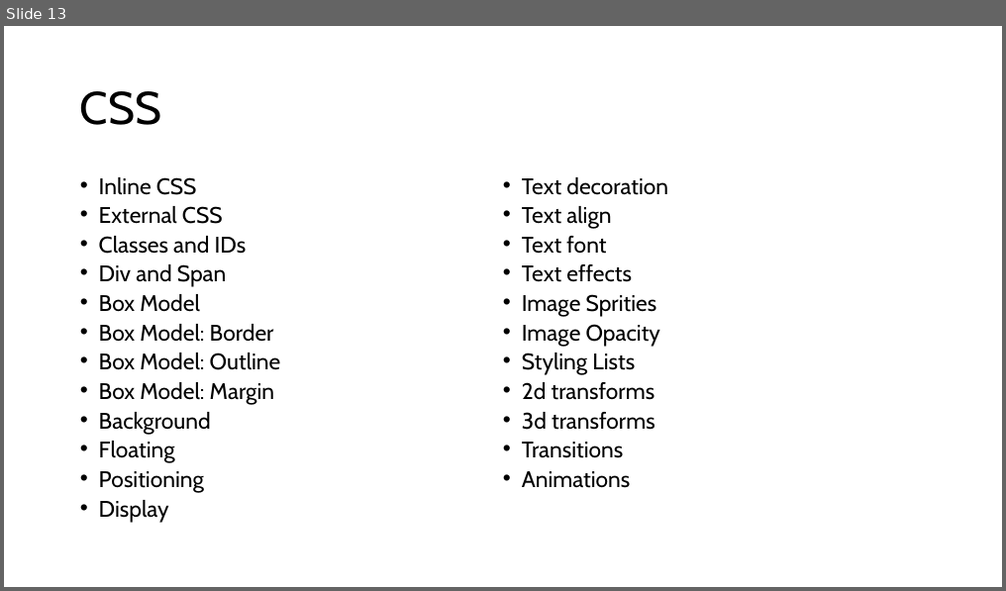
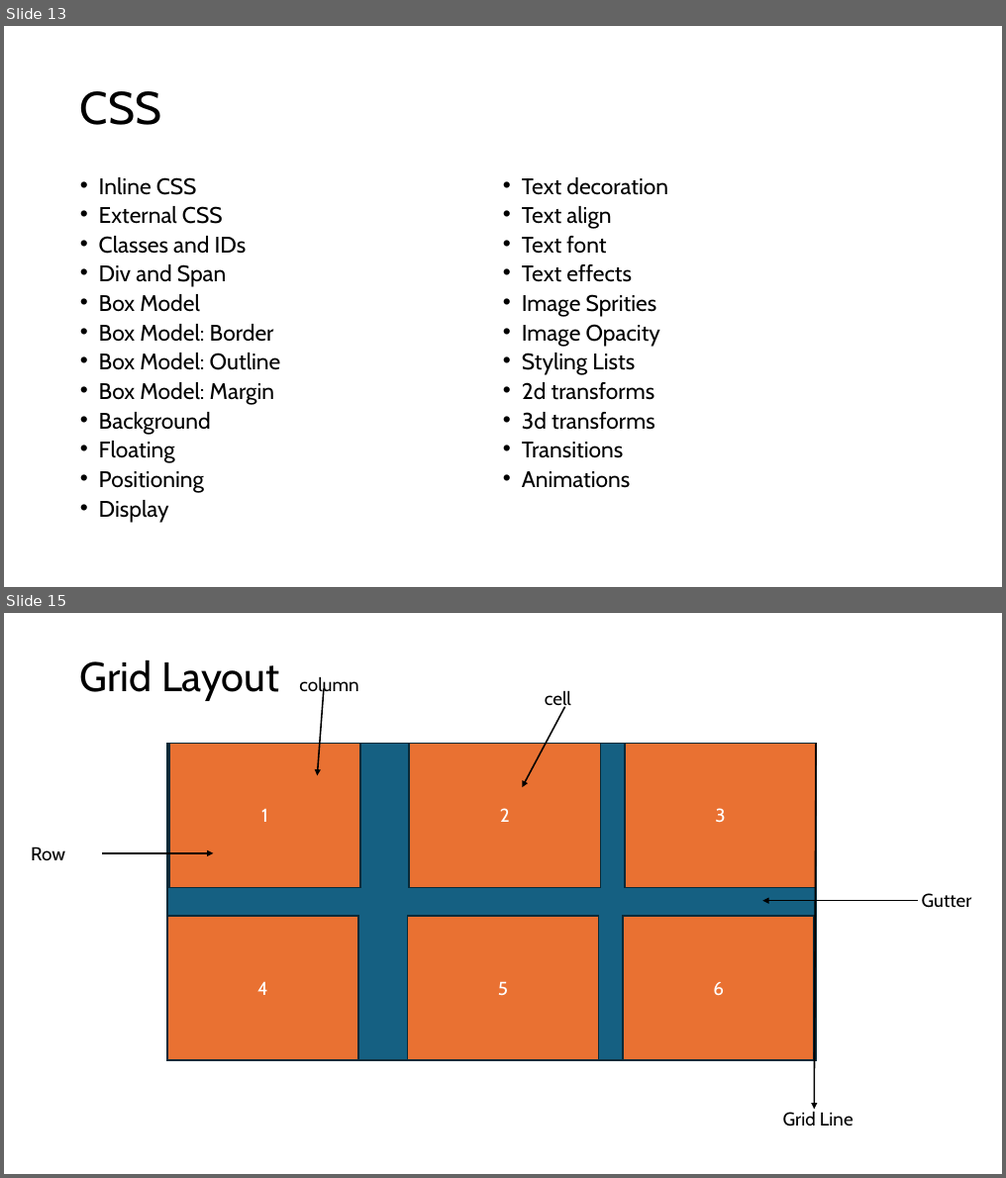
Before and after one commit to PiyushChaturvedii/batch07, a slide deck: day03.pptx. Shown one above the other, each under a label of ours: slide 13 before the commit, slides 13 and 15 after it; the slides between them are not shown. The pictures are 1006x591 and 1006x1178 pixels, drawn with LibreOffice and Linux fonts; fonts in the diff are those of the drawing. Boxes give left, top, right and bottom in pixels: in the first picture for what was removed or moved away, otherwise in the second. Text is boxed around its words. In the diff, an @@ line names an element or a change of style, - is before the commit and + after.

Commit message:
grid

```diff
--- a/day03.pptx
+++ b/day03.pptx
@@ slide 15 added at <box>4,613,1002,1174</box>, background #FFFFFF @@
@@ title added at <box>80,660,279,701</box>, 39.6 pt, text #000000 @@
+Grid Layout
@@ text added at <box>299,676,358,696</box>, 18 pt, text #000000 @@
+column
@@ arrow added from (324, 688) to (317, 775), #000000 1.5 pt @@
@@ text added at <box>545,690,571,711</box>, 18 pt, text #000000 @@
+cell
@@ arrow added from (565, 707) to (522, 787), #000000 1.5 pt @@
@@ rectangle added at <box>167,744,816,1060</box>, fill #156082, outline #092A39 1.5 pt @@
@@ rectangle added at <box>169,744,360,888</box>, fill #E97132, outline #092A39 1.5 pt, 18 pt, text #FFFFFF @@
+1
@@ rectangle added at <box>409,744,600,888</box>, fill #E97132, outline #092A39 1.5 pt, 18 pt, text #FFFFFF @@
+2
@@ rectangle added at <box>625,744,816,888</box>, fill #E97132, outline #092A39 1.5 pt, 18 pt, text #FFFFFF @@
+3
@@ arrow added from (816, 744) to (814, 1109), #000000 1.5 pt @@
@@ text added at <box>31,847,65,861</box>, 18 pt, text #000000 @@
+Row
@@ arrow added from (102, 854) to (214, 854), #000000 1.5 pt @@
@@ arrow added from (918, 900) to (763, 900), #000000 1.5 pt @@
@@ text added at <box>922,893,972,908</box>, 18 pt, text #000000 @@
+Gutter
@@ rectangle added at <box>167,916,358,1060</box>, fill #E97132, outline #092A39 1.5 pt, 18 pt, text #FFFFFF @@
+4
@@ rectangle added at <box>408,916,598,1060</box>, fill #E97132, outline #092A39 1.5 pt, 18 pt, text #FFFFFF @@
+5
@@ rectangle added at <box>623,916,814,1060</box>, fill #E97132, outline #092A39 1.5 pt, 18 pt, text #FFFFFF @@
+6
@@ text added at <box>783,1111,853,1127</box>, 18 pt, text #000000 @@
+Grid Line
```
Also in this commit, not shown: 1 slide changed, 2 other slides added, 17 other files.
